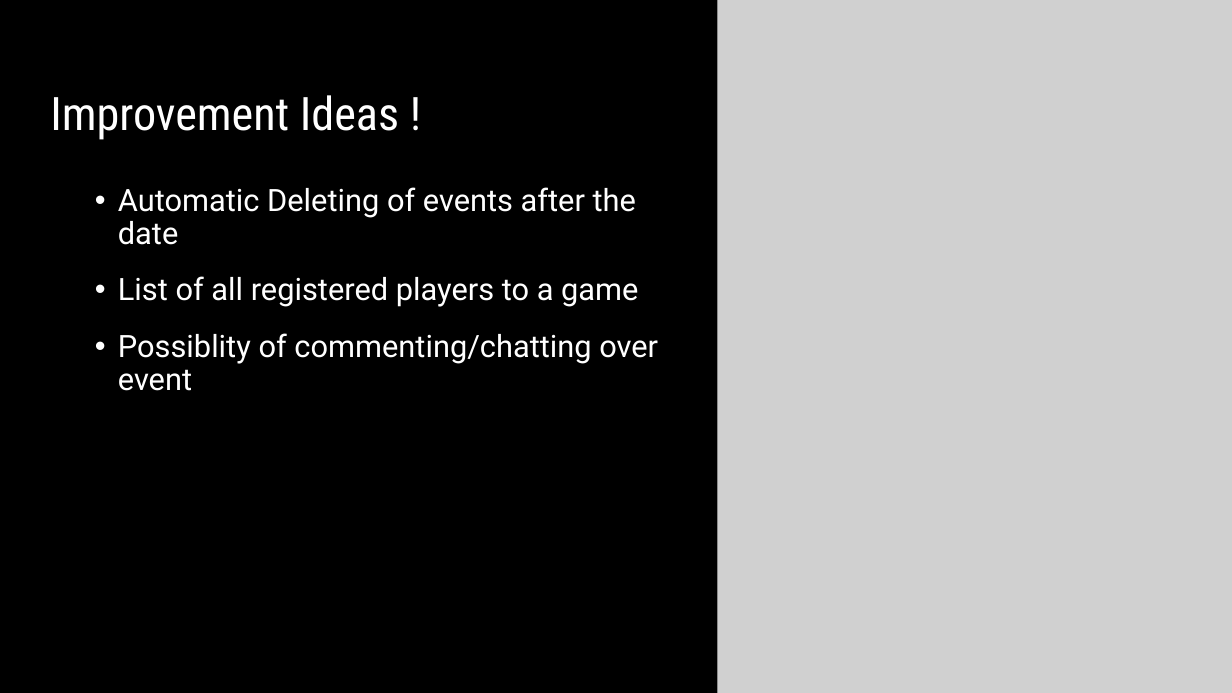
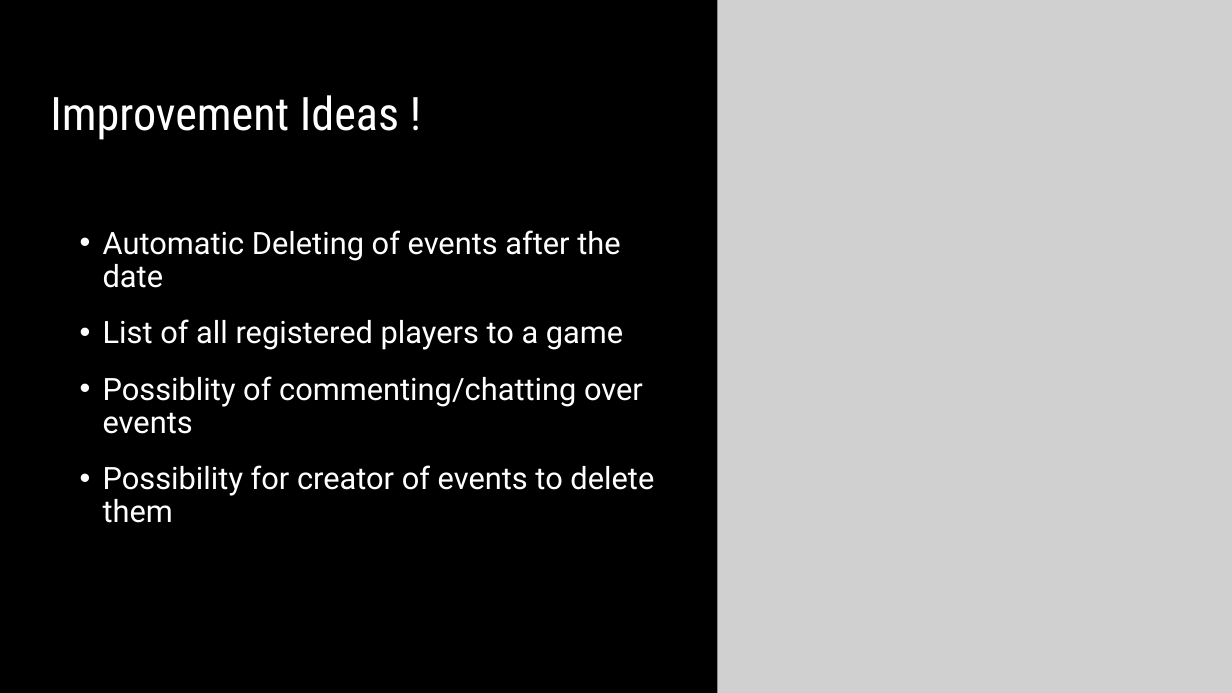
Before and after one commit to Maxime-Michel-1999/PlayingTogether, a slide deck: slide 7 of Playing Together.pptx. Drawn at 1232x693 pixels with LibreOffice and Linux fonts; fonts in the diff are those of the drawing; grey boxes stand for pictures; background and template pictures are left out. Boxes give left, top, right and bottom in pixels: in the first picture for what was removed or moved away, otherwise in the second. Text is boxed around its words. In the diff, an @@ line names an element or a change of style, - is before the commit and + after.

```diff
--- a/Playing Together.pptx
+++ b/Playing Together.pptx
@@ text "Automatic Deleting of events after ...": place and size @@
-text "Automatic Deleting of events after ..." at (118,187,658,391)
+text "Automatic Deleting of events after ..." at (103,230,654,523)
@@ text at (103,376,654,523): text changed @@
-• Possiblity of commenting/chatting over event
+• Possiblity of commenting/chatting over events
+• Possibility for creator of events to delete them
```
Also in this commit, not shown: 4 other slides changed.
